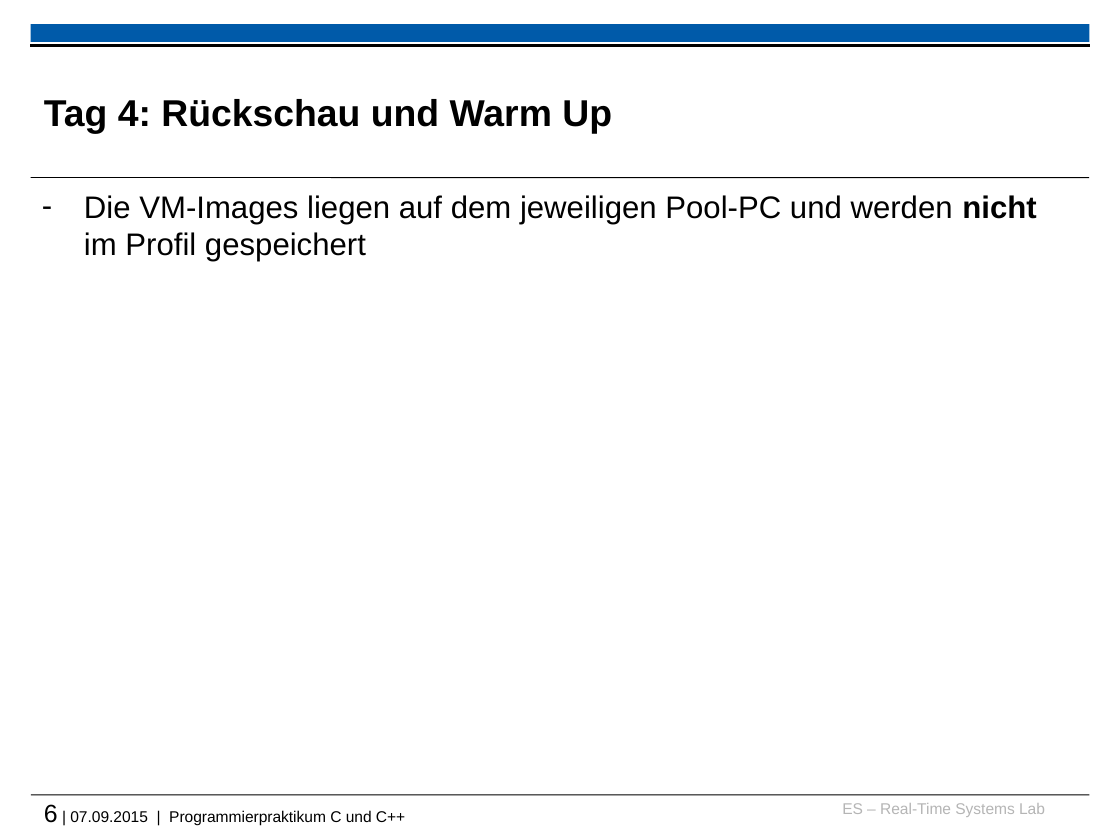
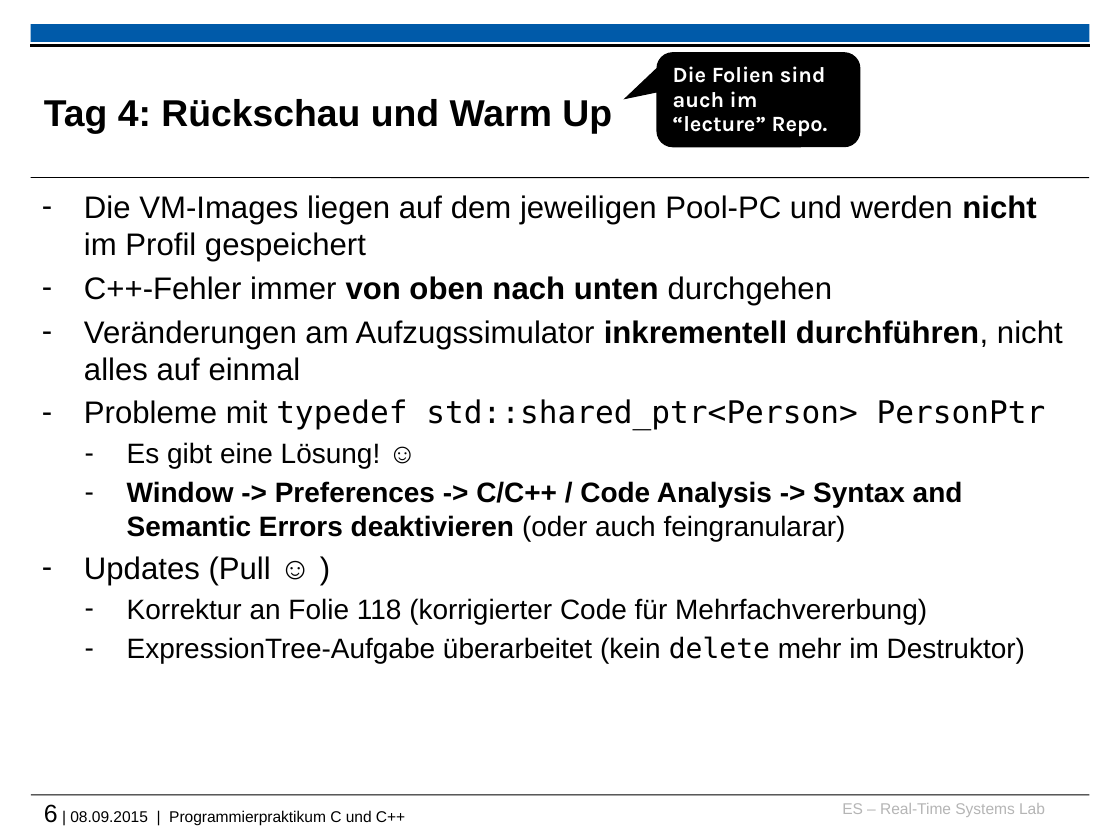
Before and after one commit to h82k/tud-cppp, a slide deck: slide 6 of 2015/recap_and_warmup_slides.pptx. Drawn at 1120x840 pixels with LibreOffice and Linux fonts; fonts in the diff are those of the drawing; background and template pictures are left out. Boxes give left, top, right and bottom in pixels: in the first picture for what was removed or moved away, otherwise in the second. Text is boxed around its words. In the diff, an @@ line names an element or a change of style, - is before the commit and + after.

```diff
--- a/2015/recap_and_warmup_slides.pptx
+++ b/2015/recap_and_warmup_slides.pptx
@@ rounded speech box added at <box>657,53,860,147</box>, fill #000000, outline #000000 0.75 pt, 14 pt, text #FFFFFF, bold @@
+Die Folien sind auch im “lecture” Repo.
@@ text at <box>84,276,1063,663</box>: paragraphs added @@
+– C++-Fehler immer von oben nach unten durchgehen
+– Veränderungen am Aufzugssimulator inkrementell durchführen, nicht alles auf einmal
+– Probleme mit typedef std::shared_ptr<Person> PersonPtr
+  – Es gibt eine Lösung! ☺
+  – Window -> Preferences -> C/C++ / Code Analysis -> Syntax and Semantic Errors deaktivieren (oder auch feingranularar)
+– Updates (Pull ☺ )
+  – Korrektur an Folie 118 (korrigierter Code für Mehrfachvererbung)
+  – ExpressionTree-Aufgabe überarbeitet (kein delete mehr im Destruktor)
@@ text at <box>44,804,405,825</box>: text changed @@
-6 | 07.09.2015 | Programmierpraktikum C und C++
+6 | 08.09.2015 | Programmierpraktikum C und C++
```
Also in this commit, not shown: 1 other slide changed, 3 other files.
